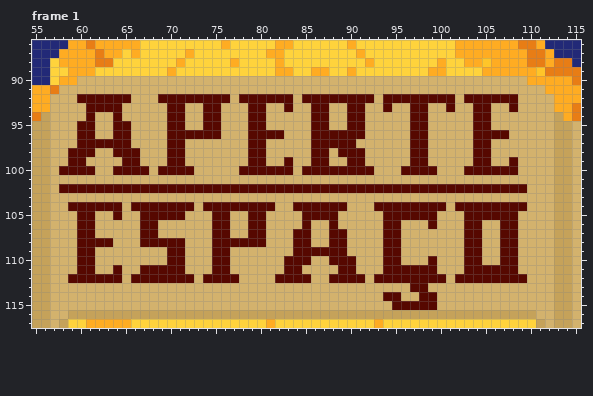
Pixel-art file, stored at TacoMaker/imagens/TacoMainPage.ase. Above is the file before it was changed.
180x140 pixels, 5 frames. Colours within 5 levels of each other are drawn and written as one. Shown: frame 1: x 55..115, y 86..117. The commit also changed other frames or places, which this record leaves out.
The same view after the edit:
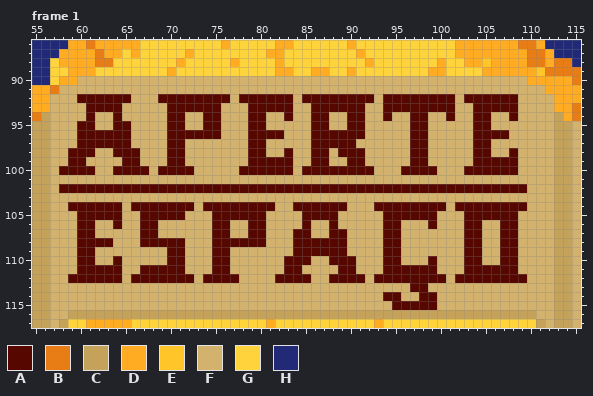
Palette (. is transparent): A #560800  B #e87d15  C #c5a25a  D #ffac22  E #ffc529  F #d3b26d  G #ffd33c  H #222977
Difference:
Frame 1:
Colour F becomes colour A in row 93 at x 72 to 73, 81 to 82, 88 to 89, 95 to 96, 99 to 100 and 106 to 107; in row 94 at x 83, 94, 101 and 108; in row 96 at x 62 to 63; in row 98 at x 83 and 108; in row 99 at x 81 to 82 and 106 to 107; in row 105 at x 62 to 63 and 77 to 78.
Colour F becomes colour A in row 106 at x 64; in row 108 at x 86 to 87; in row 110 at x 64; in row 111 at x 62 to 63.
